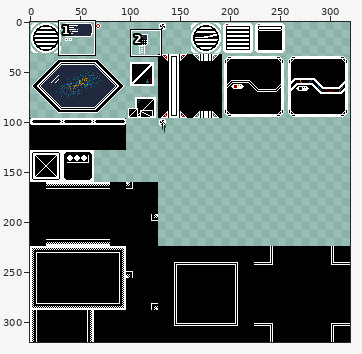
A sprite sheet gets an edit: Assets/tilemap-export.png. Above, an overview of the earlier version with the close-up marked.
Close-up. The starting point:
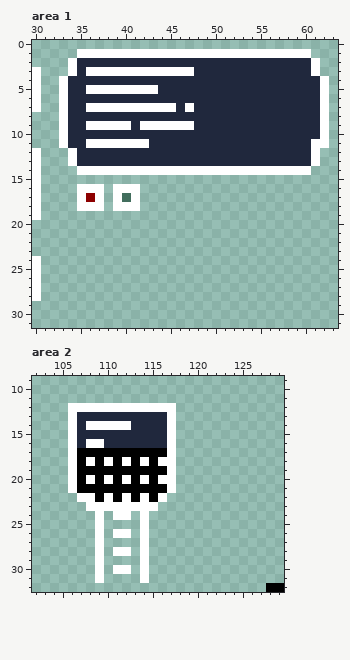
The file is 320x320 pixels. Shown: area 1: x 30..63, y 0..31; area 2: x 102..129, y 9..32.
The same view after the edit:
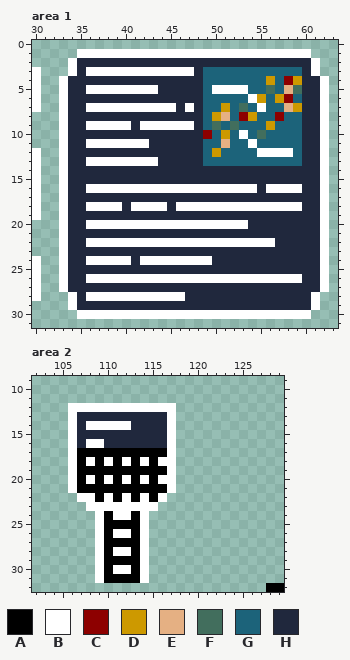
Palette (. is transparent): A #000000  B #ffffff  C #8d0000  D #cd9900  E #e5b083  F #426e5d  G #1c637a  H #20283d
Change:
Area 1:
The author put colour B in rows 12 to 15 at x 33 and 62; in row 16 at x 33, 38, 42 to 54, 56 to 59 and 62; in row 17 at x 33 and 62; in row 18 at x 33, 38, 42 to 44, 46 to 59 and 62; in row 19 at x 33 and 62; in row 20 at x 33, 36 to 53 and 62.
The author put colour B in row 21 at x 33 and 62; in row 22 at x 33, 36 to 56 and 62; in row 23 at x 33 and 62; in row 24 at x 33, 36 to 40, 42 to 49 and 62; in row 25 at x 33 and 62; in row 26 at x 33, 36 to 59 and 62.
The author put colour B in row 27 at x 33 and 62; in row 28 at x 34, 36 to 46 and 61; in row 29 at x 34 and 61; in row 30 at x 35 to 60.
Colour H becomes colour B in row 5 at x 50 to 53; in row 6 at x 54; in row 7 at x 55; in row 10 at x 53; in row 11 at x 54; in row 12 at x 55 to 58.
Colour H becomes colour B in row 13 at x 36 to 43.
Colour H becomes colour C in row 4 at x 58; in row 6 at x 58; in row 8 at x 53 and 57; in row 10 at x 49.
Colour H becomes colour D in row 4 at x 56 and 59; in row 6 at x 55 and 57; in row 7 at x 51 and 59; in row 8 at x 50 and 54; in row 9 at x 56; in row 10 at x 51.
Colour H becomes colour D in row 12 at x 50.
Colour H becomes colour E in row 5 at x 58; in row 7 at x 58; in row 8 at x 51; in row 11 at x 51.
Colour H becomes colour F in row 5 at x 56 and 59; in row 7 at x 53; in row 9 at x 50 and 52; in row 10 at x 55.
Colour H becomes colour G in row 3 at x 49 to 59; in row 4 at x 49 to 55 and 57; in row 5 at x 49, 54 to 55 and 57; in row 6 at x 49 to 53, 56 and 59; in row 7 at x 49 to 50, 52, 54 and 56 to 57; in row 8 at x 49, 52, 55 to 56 and 58 to 59.
Colour H becomes colour G in row 9 at x 49, 51, 53 to 55 and 57 to 59; in row 10 at x 50, 52, 54 and 56 to 59; in row 11 at x 49 to 50, 52 to 53 and 55 to 59; in row 12 at x 49, 51 to 54 and 59; in row 13 at x 49 to 59.
The author put colour H in row 14 at x 34 and 61; in row 15 at x 34 to 61; in row 16 at x 34, 55 and 60 to 61; in row 17 at x 34, 38 and 42 to 61; in row 18 at x 34, 45 and 60 to 61; in row 19 at x 34 to 61.
The author put colour H in row 20 at x 34 to 35 and 54 to 61; in row 21 at x 34 to 61; in row 22 at x 34 to 35 and 57 to 61; in row 23 at x 34 to 61; in row 24 at x 34 to 35, 41 and 50 to 61; in row 25 at x 34 to 61.
The author put colour H in row 26 at x 34 to 35 and 60 to 61; in row 27 at x 34 to 61; in row 28 at x 35 and 47 to 60; in row 29 at x 35 to 60.
Colour B becomes colour H in row 11 at x 61; in rows 12 to 13 at x 34 and 61; in row 14 at x 35 to 60; in row 16 at x 35; in row 17 at x 35, 37, 39 and 41; in row 18 at x 35 and 40.
Colour C becomes colour H in row 17 at x 36.
Colour F becomes colour H in row 17 at x 40.
Area 2:
The author put colour A in row 24 at x 110 and 113; in row 25 at x 110 to 113; in row 26 at x 110 and 113; in row 27 at x 110 to 113; in row 28 at x 110 and 113; in row 29 at x 110 to 113.
The author put colour A in row 30 at x 110 and 113; in row 31 at x 110 to 113.
Pixel boxes of the changes (left, top, right, bottom) in both close-ups:
changed: (59, 67, 329, 319)
added: (104, 511, 140, 583)
